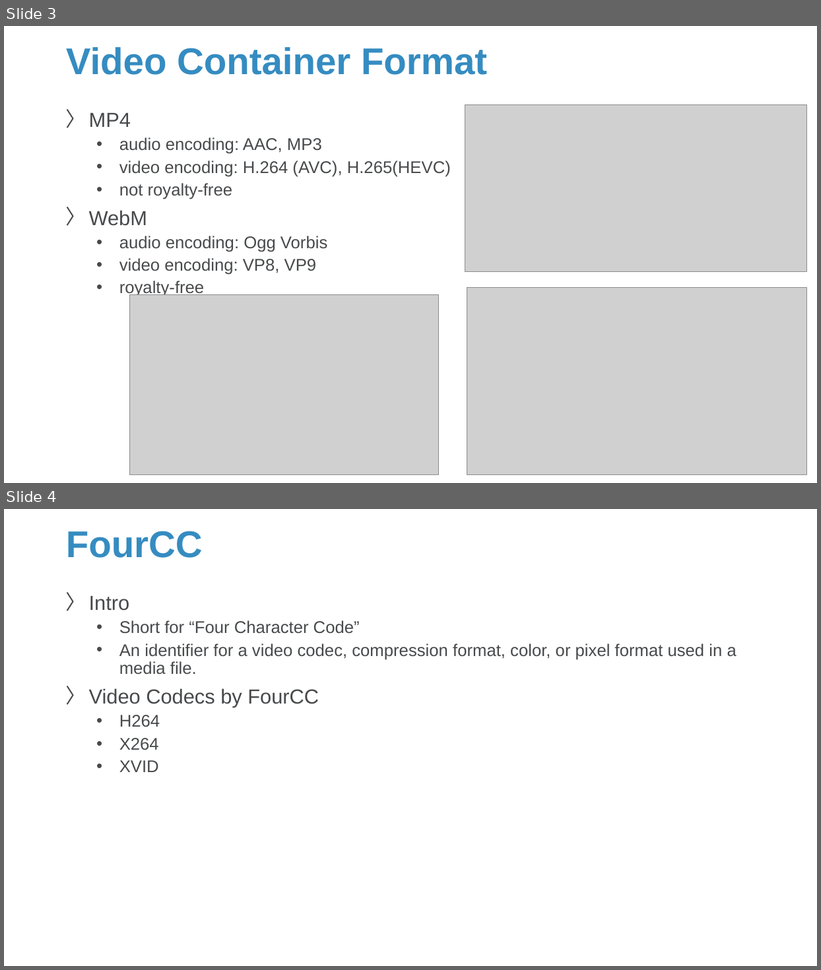
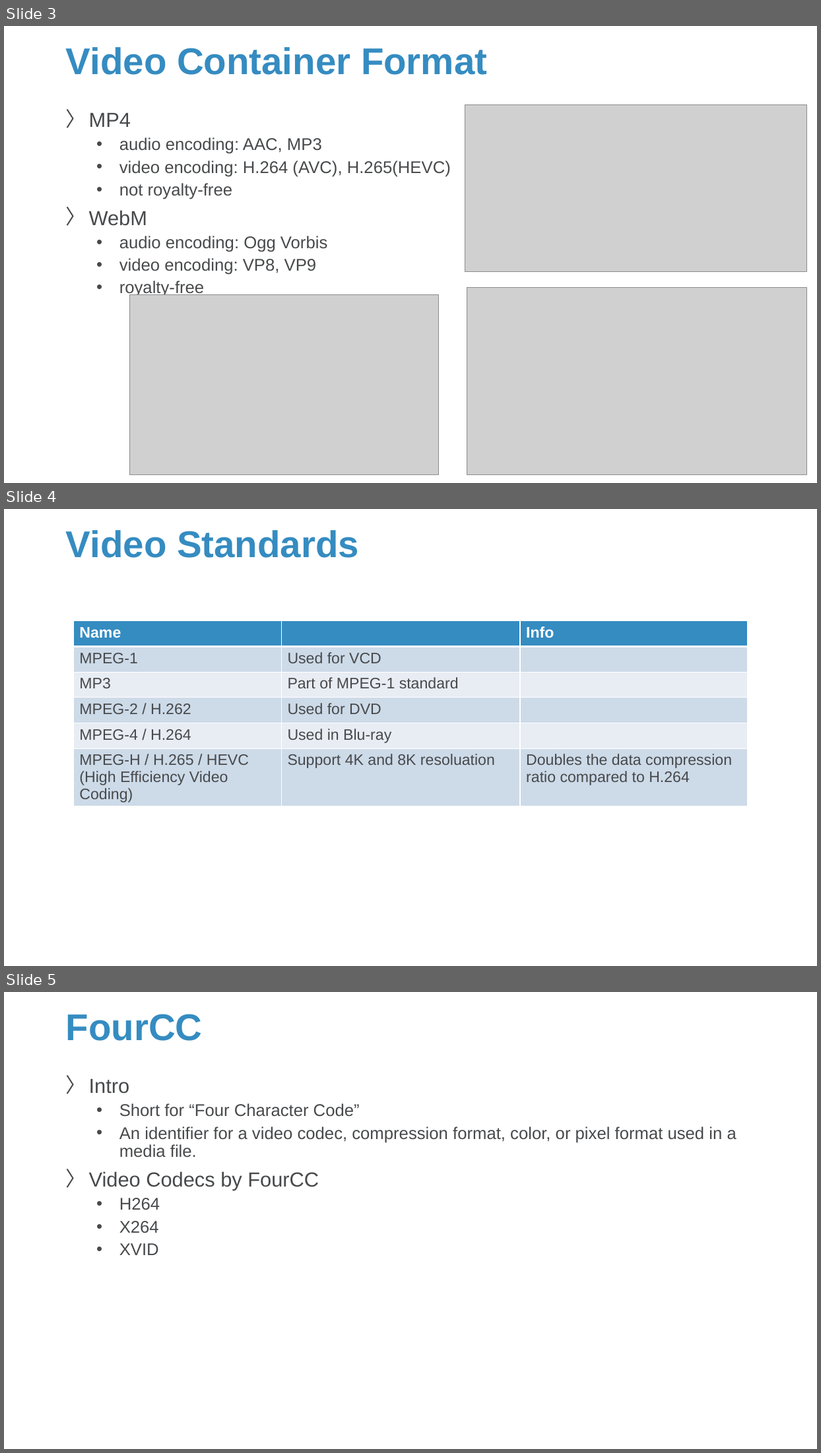
Before and after one commit to Sparks-Lu/TechNotes, a slide deck: Misc/Media-Notes.pptx. Shown one above the other, each under a label of ours: slides 3 and 4 before the commit, slides 3, 4 and 5 after it. The pictures are 821x970 and 821x1453 pixels, drawn with LibreOffice and Linux fonts; fonts in the diff are those of the drawing; grey boxes stand for pictures; background and template pictures are left out. Boxes give left, top, right and bottom in pixels: in the first picture for what was removed or moved away, otherwise in the second. Text is boxed around its words. In the diff, an @@ line names an element or a change of style, - is before the commit and + after.

```diff
--- a/Misc/Media-Notes.pptx
+++ b/Misc/Media-Notes.pptx
@@ slide 4 added at (4, 509, 817, 966), background picture (left out) @@
@@ title added at (66, 530, 359, 558), 44 pt, text #358CC1, bold @@
+Video Standards
@@ table added at (73, 621, 748, 810), 6 rows, 3 columns @@
+Name |  | Info
+MPEG-1 | Used for VCD | 
+MP3 | Part of MPEG-1 standard | 
+MPEG-2 / H.262 | Used for DVD | 
+MPEG-4 / H.264 | Used in Blu-ray | 
+MPEG-H / H.265 / HEVC (High Efficiency Video Coding) | Support 4K and 8K resoluation | Doubles the data compression ratio compared to H.264
@@ what was slide 4 is now slide 5 @@
```
Also in this commit, not shown: 1 slide changed, 1 other slide added, 12 other files.
